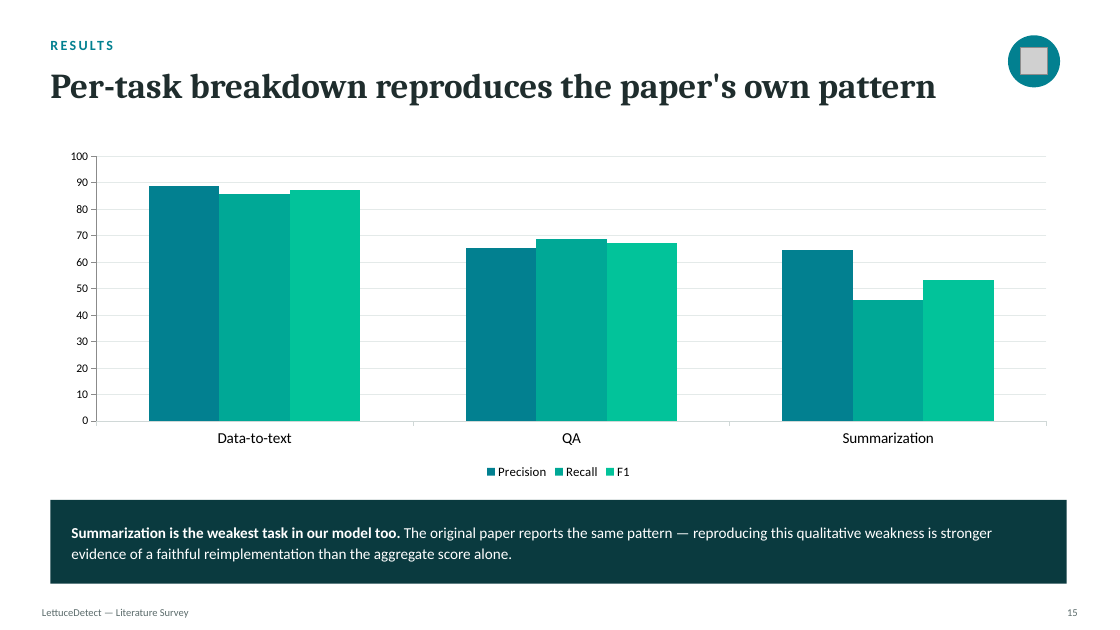
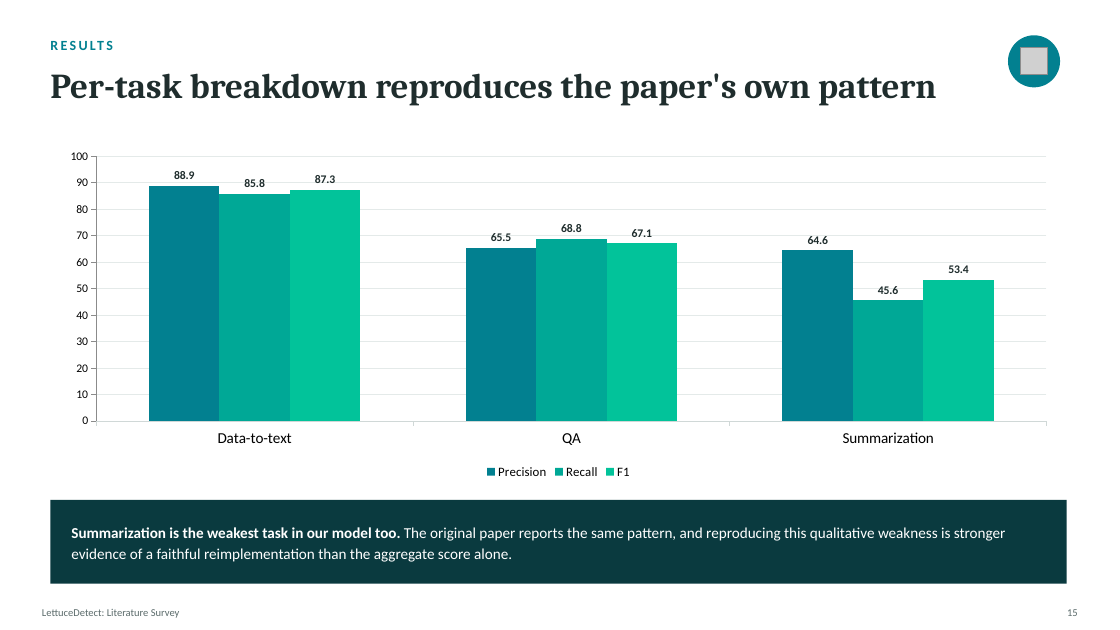
Before and after one commit to AfzalRaja001/lettucedetect-reimpl, a slide deck: slide 15 of docs/LettuceDetect_Presentation_.pptx. Drawn at 1120x630 pixels with LibreOffice and Linux fonts; fonts in the diff are those of the drawing; grey boxes stand for pictures. Boxes give left, top, right and bottom in pixels: in the first picture for what was removed or moved away, otherwise in the second. Text is boxed around its words. In the diff, an @@ line names an element or a change of style, - is before the commit and + after.

```diff
--- a/docs/LettuceDetect_Presentation_.pptx
+++ b/docs/LettuceDetect_Presentation_.pptx
@@ column chart at (x1=50, y1=143, x2=1067, y2=483) @@
@@ Precision, Data-to-text: 89 to 88.9 @@
@@ Precision, QA: 66 to 65.5 @@
@@ Precision, Summarization: 65 to 64.6 @@
@@ data labels of Precision added @@
@@ Recall, Data-to-text: 86 to 85.8 @@
@@ Recall, QA: 69 to 68.8 @@
@@ Recall, Summarization: 46 to 45.6 @@
@@ data labels of Recall added @@
@@ F1, Data-to-text: 87 to 87.3 @@
@@ F1, QA: 67 to 67.1 @@
@@ F1, Summarization: 53 to 53.4 @@
@@ data labels of F1 added @@
@@ text at (x1=71, y1=527, x2=1006, y2=562): text changed @@
-Summarization is the weakest task in our model too. The original paper reports the same pattern — reproducing this qualitative weakness is stronger evidence of a faithful reimplementation than the aggregate score alone.
+Summarization is the weakest task in our model too. The original paper reports the same pattern, and reproducing this qualitative weakness is stronger evidence of a faithful reimplementation than the aggregate score alone.
@@ text at (x1=42, y1=609, x2=180, y2=618): text changed @@
-LettuceDetect — Literature Survey
+LettuceDetect: Literature Survey
```
Also in this commit, not shown: 20 other slides changed, 2 other files.
